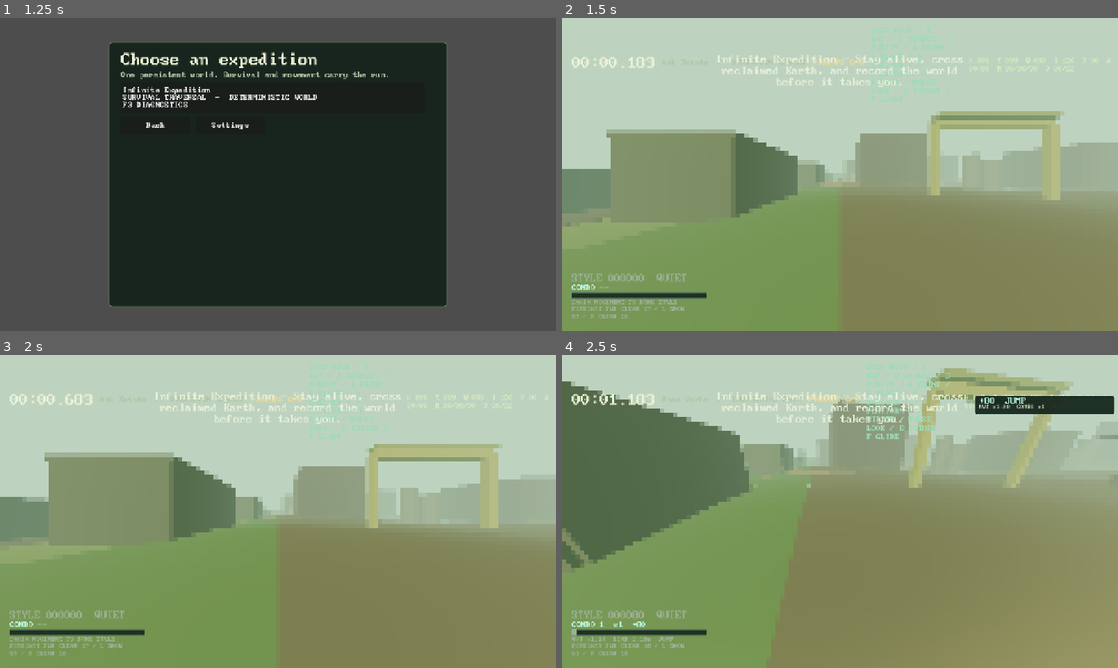
Above: before the commit, frames 1-4 (two rows, left to right).
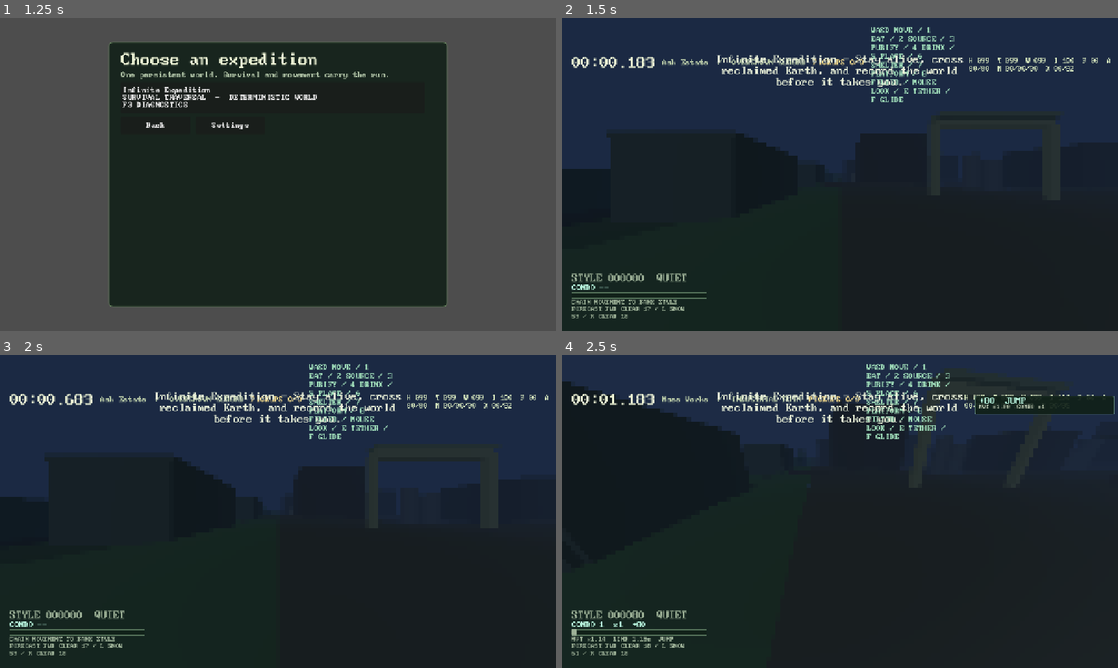
Above: after the commit, the same moments.

Repository: gongahkia/hot-cross-buns
Game: Godot game, scene res://scenes/main.tscn
The game is run twice, just before and just after one commit, with the same random seed, the same clock (stepped at 60 frames per second) and the same inputs.
Inputs (mouse positions are in pixels of both pictures, inside the frame that each line leads up to):
- Up to frame 1 (1.25 s): click "Choose a journey" at 0.5 s
- Up to frame 2 (1.5 s): click "Infinite Expedition SURVIVAL …" at 1.25 s
- Up to frame 3 (2 s): no input
- Up to frame 4 (2.5 s): tap Enter at 2 s; move the mouse to (867, 511) at 2.02 s; hold W (move_forward) from 2.03 s (still down); tap 7 (build_platform) at 2.1 s; click (867, 511) at 2.17 s; tap Space (jump) at 2.27 s

Frame 1 is identical in both runs. In frame 2, 98% of the frame differs, in the area x 0-100%, y 0-100%; in frame 3, 98%; in frame 4, 97%.

Commit message:
Add world atmosphere presentation

Diff:
--- a/scripts/main.gd
+++ b/scripts/main.gd
@@ -11,6 +11,7 @@
 const WORLD_DIAGNOSTICS := preload("res://scripts/world_diagnostics.gd")
 const PHOTO_MODE := preload("res://scripts/photo_mode.gd")
 const WORLD_WEATHER := preload("res://scripts/world_weather.gd")
+const WORLD_ATMOSPHERE := preload("res://scripts/world_atmosphere.gd")
 const SURVIVAL_MOVEMENT_POLICY := preload("res://scripts/survival_movement_policy.gd")
 const SURVIVAL_MOVEMENT_FEEDBACK := preload("res://scripts/survival_movement_feedback.gd")
 const SURVIVAL_TRAVERSAL_TELEMETRY := preload("res://scripts/survival_traversal_telemetry.gd")
@@ -65,6 +66,8 @@
 var survey_check_time := 0.0
 var survival_movement: Dictionary = {}
 var run_balance_telemetry = SURVIVAL_TRAVERSAL_TELEMETRY.new()
+var expedition_environment: Environment
+var expedition_sun: DirectionalLight3D
 
 var ui: CanvasLayer
 var hud: Control
@@ -290,6 +293,7 @@
 				var landmark: Dictionary = world_streamer.landmark_at(player.global_position)
 				if world_journal.survey_landmark(landmark): last_sandbox_event = "SURVEYED " + str(landmark.get("name", landmark.get("kind", "LANDMARK"))).to_upper()
 			environment["weather"] = WORLD_WEATHER.sample({"seed": world_streamer.generator.seed}, {"x": player.global_position.x, "y": player.global_position.z, "temperature": environment.temperature, "rainfall": environment.rainfall, "water": environment.water}, {"clock": weather_clock})
+			_apply_expedition_atmosphere(environment.weather)
 			if Input.is_action_just_pressed("collect_water"):Survival.collect_water_source(environment)
 			if Input.is_action_just_pressed("purify_water"):Survival.purify_water()
 			if Input.is_action_just_pressed("consume_water"):Survival.consume_water()
@@ -937,12 +941,25 @@
 	settings.fog_light_color = Color("#9ab39d")
 	settings.fog_density = 0.008
 	environment.environment = settings
+	expedition_environment = settings
 	course.add_child(environment)
 	var sun := DirectionalLight3D.new()
 	sun.rotation_degrees = Vector3(-48.0, -34.0, 0.0)
 	sun.light_color = Color("#e4d7af")
 	sun.light_energy = 1.15
 	course.add_child(sun)
+	expedition_sun = sun
+
+func _apply_expedition_atmosphere(weather: Dictionary) -> void:
+	if expedition_environment == null or expedition_sun == null: return
+	var atmosphere: Dictionary = WORLD_ATMOSPHERE.presentation(weather, {"clock":weather_clock})
+	expedition_environment.background_color = atmosphere.background
+	expedition_environment.ambient_light_color = atmosphere.ambient
+	expedition_environment.fog_light_color = atmosphere.fog
+	expedition_environment.fog_density = float(atmosphere.fog_density)
+	expedition_sun.light_color = atmosphere.sun_color
+	expedition_sun.light_energy = float(atmosphere.sun_energy)
+	expedition_sun.rotation_degrees = atmosphere.sun_rotation
 
 func _on_expedition_region_changed(region: Dictionary) -> void:
 	current_region = region
--- /dev/null
+++ b/scripts/world_atmosphere.gd
@@ -0,0 +1,18 @@
+class_name WorldAtmosphere
+extends RefCounted
+
+const DAY_SECONDS := 720.0
+const SEASON_SECONDS := 14400.0
+
+static func presentation(weather: Dictionary, options: Dictionary = {}) -> Dictionary:
+	var clock := maxf(0.0, float(options.get("clock", 0.0)))
+	var day_phase := fposmod(clock/DAY_SECONDS, 1.0)
+	var daylight := clampf(sin((day_phase-0.25)*TAU)*0.5+0.5, 0.0, 1.0)
+	var season := sin(TAU*clock/SEASON_SECONDS)
+	var cloud := clampf(float(weather.get("cloud_cover", 0.0)), 0.0, 1.0)
+	var intensity := clampf(float(weather.get("intensity", 0.0)), 0.0, 1.0)
+	var temperature := clampf((float(weather.get("temperature_c", 8.0))+24.0)/60.0, 0.0, 1.0)
+	var clear_sky := Color("#6f9fbd").lerp(Color("#8da37a"), season*0.5+0.5).lerp(Color("#ca9e7b"), 1.0-temperature)
+	var sky := Color("#15233b").lerp(clear_sky, daylight).lerp(Color("#586673"), cloud*0.55+intensity*0.2)
+	var fog_density := clampf(0.004+cloud*0.008+intensity*0.012+(1.0-float(weather.get("visibility",1.0)))*0.02, 0.004, 0.032)
+	return {"background":sky,"ambient":sky.lightened(0.12),"fog":sky.darkened(0.15),"fog_density":fog_density,"sun_color":Color("#8fa7d1").lerp(Color("#fff0c2"), daylight).lerp(Color("#b8c3ce"),cloud*0.5),"sun_energy":lerpf(0.08,1.2,daylight)*(1.0-cloud*0.45),"sun_rotation":Vector3(-12.0-68.0*daylight,-34.0,0.0),"season":season,"daylight":daylight}
--- /dev/null
+++ b/scripts/world_atmosphere_test.gd
@@ -0,0 +1,13 @@
+extends SceneTree
+const ATMOSPHERE = preload("res://scripts/world_atmosphere.gd")
+var failed := false
+func _initialize() -> void:
+	var clear: Dictionary = ATMOSPHERE.presentation({"cloud_cover":0.0,"intensity":0.0,"visibility":1.0,"temperature_c":12.0}, {"clock":180.0})
+	var storm: Dictionary = ATMOSPHERE.presentation({"cloud_cover":1.0,"intensity":1.0,"visibility":0.2,"temperature_c":12.0}, {"clock":180.0})
+	_expect(clear == ATMOSPHERE.presentation({"cloud_cover":0.0,"intensity":0.0,"visibility":1.0,"temperature_c":12.0}, {"clock":180.0}), "atmosphere is not deterministic")
+	_expect(float(storm.fog_density) > float(clear.fog_density) and float(clear.sun_energy) > float(storm.sun_energy), "weather atmosphere response drifted")
+	_expect(float(ATMOSPHERE.presentation({}, {"clock":360.0}).daylight) > float(ATMOSPHERE.presentation({}, {"clock":0.0}).daylight), "day/night cycle drifted")
+	quit(1 if failed else 0)
+func _expect(condition: bool, message: String) -> void:
+	if condition: return
+	failed = true; push_error(message)
Not shown, added: docs/atmosphere-day-night-seasonal-palette.md
